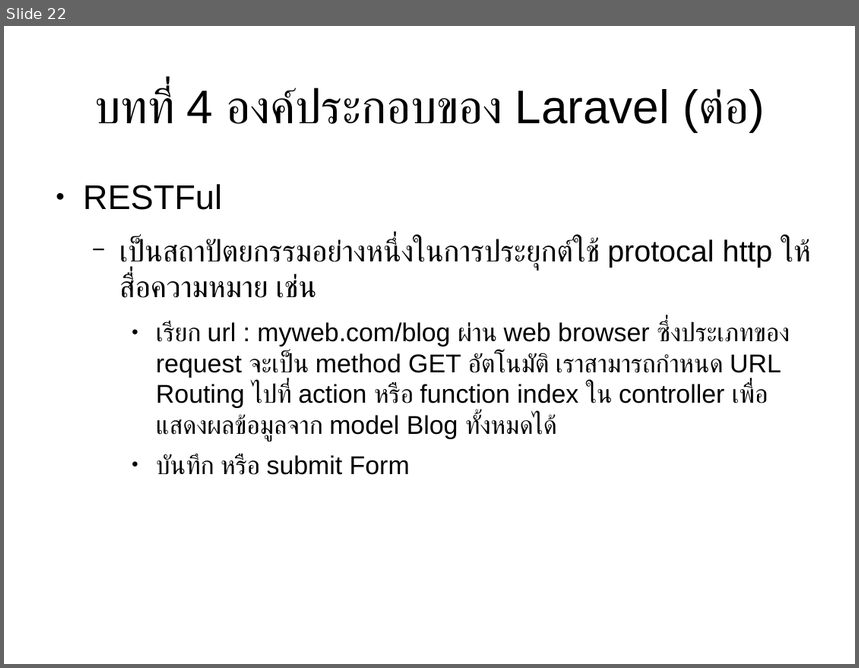
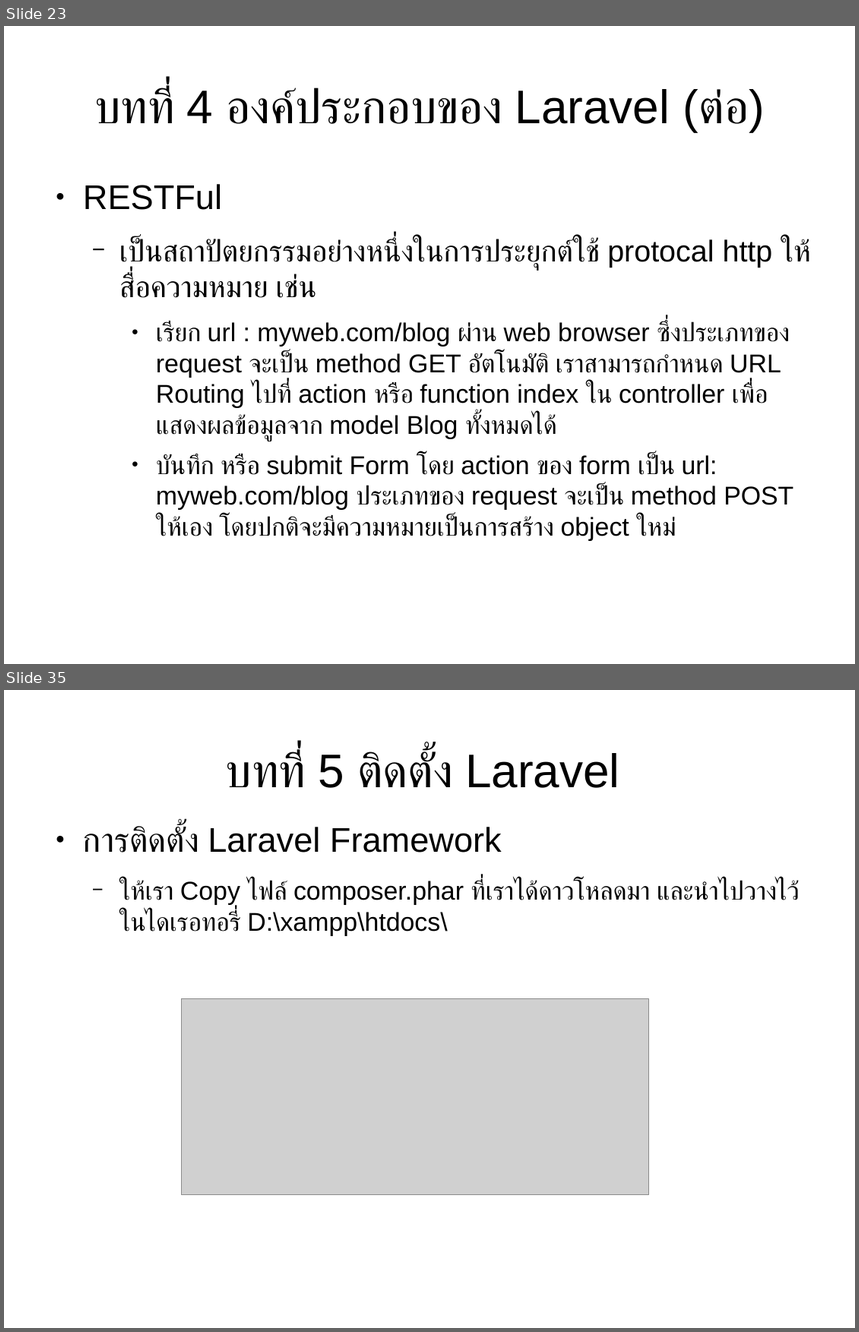
Before and after one commit to expstudio/Laravel-Course-Material, a slide deck: slide course.odp. Shown one above the other, each under a label of ours: slide 22 before the commit, slides 23 and 35 after it; the slides between them are not shown. The pictures are 859x668 and 859x1332 pixels, drawn with LibreOffice and Linux fonts; fonts in the diff are those of the drawing; grey boxes stand for pictures. Boxes give left, top, right and bottom in pixels: in the first picture for what was removed or moved away, otherwise in the second. Text is boxed around its words. In the diff, an @@ line names an element or a change of style, - is before the commit and + after.

```diff
--- a/slide course.odp
+++ b/slide course.odp
@@ slide 35 added at box(4, 690, 855, 1328), background #FFFFFF @@
@@ title added at box(226, 751, 620, 788), 44 pt, text #000000 @@
+บทที่ 5 ติดตั้ง Laravel
@@ text added at box(83, 826, 800, 936), 24 pt, text #000000 @@
+● การติดตั้ง Laravel Framework
+  − ให้เรา Copy ไฟล์ composer.phar ที่เราได้ดาวโหลดมา และนำไปวางไว้ในไดเรอทอรี่ D:\xampp\htdocs\
@@ picture added at box(182, 999, 649, 1195) @@
@@ what was slide 22 is now slide 23 @@
@@ slide 23 changed as well @@
@@ text at box(156, 455, 794, 541): text changed @@
-    ● บันทึก หรือ submit Form
+    ● บันทึก หรือ submit Form โดย action ของ form เป็น url: myweb.com/blog ประเภทของ request จะเป็น method POST ให้เอง โดยปกติจะมีความหมายเป็นการสร้าง object ใหม่
```
Also in this commit, not shown: 4 other slides changed, 25 other slides added, 2 other files.
